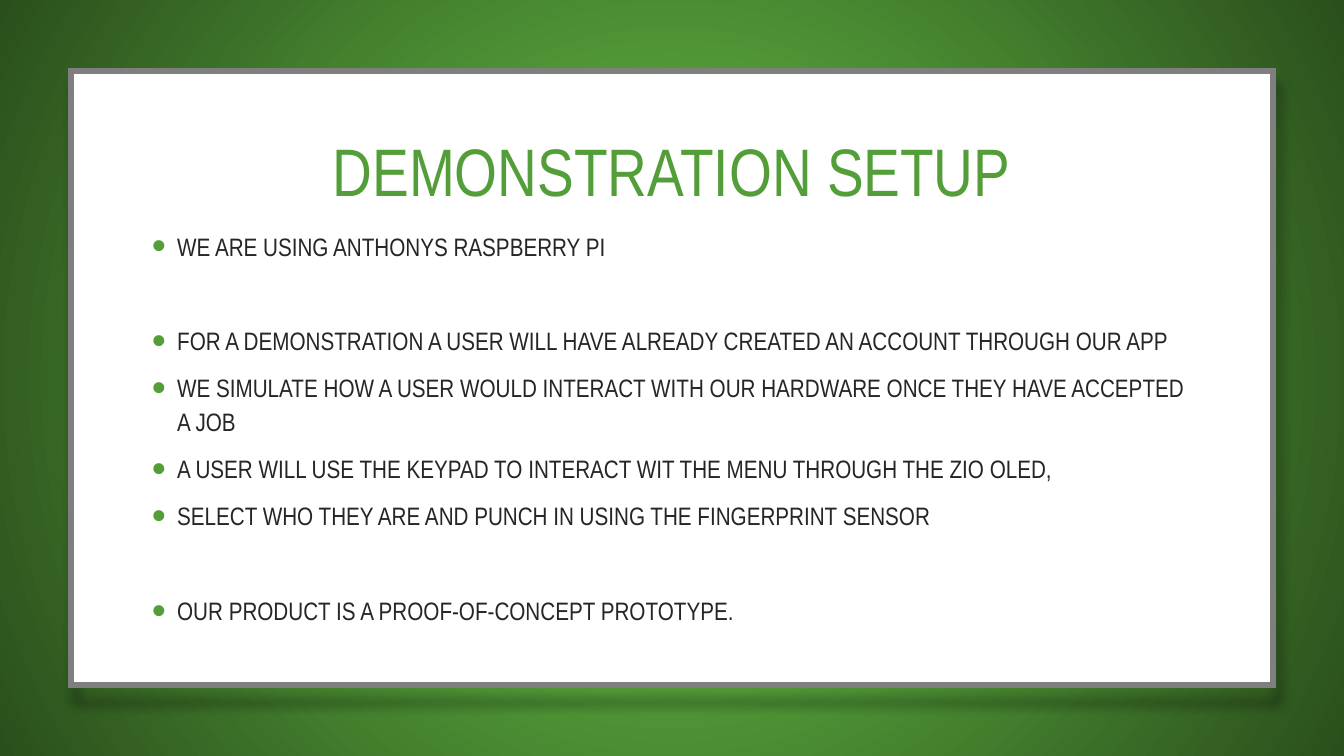
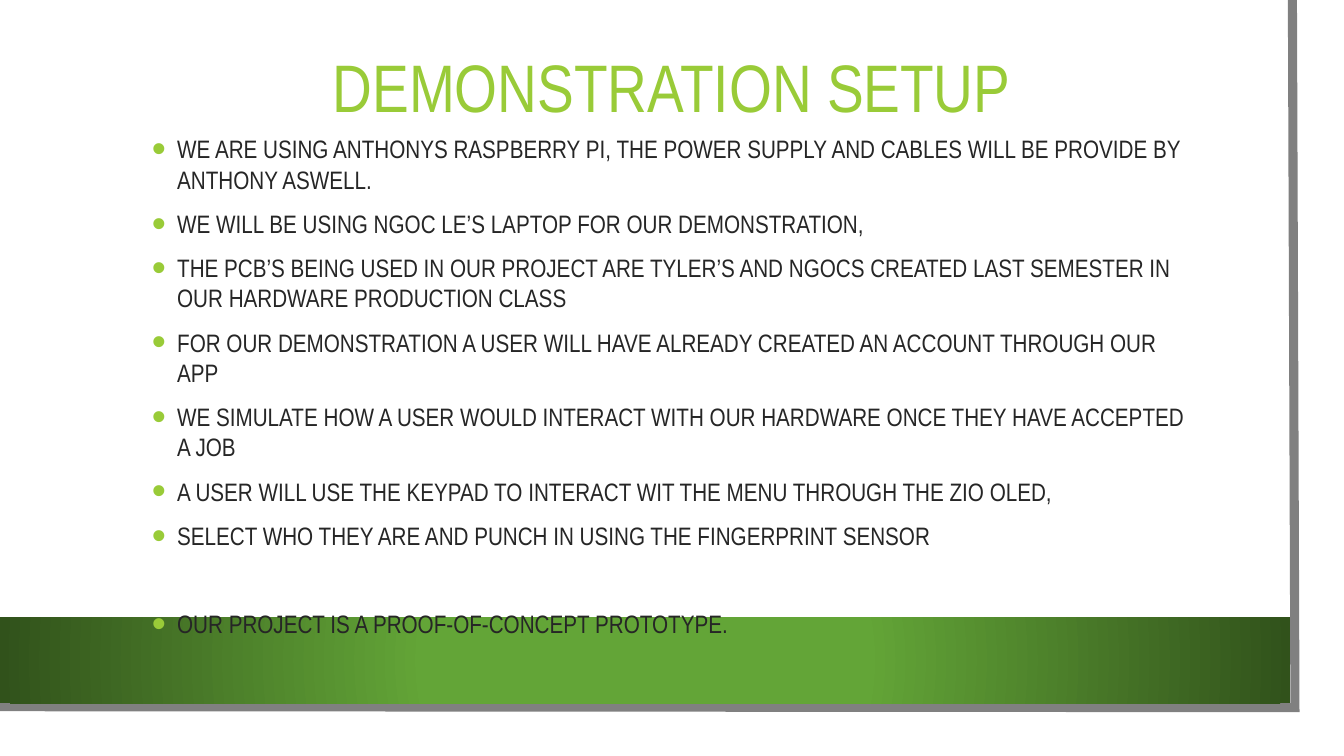
Before and after one commit to ChristopherGarcia1506/SiteSync, a slide deck: slide 4 of system/Presentation.pptx. Drawn at 1344x756 pixels with LibreOffice and Linux fonts; fonts in the diff are those of the drawing; background and template pictures are left out. Boxes give left, top, right and bottom in pixels: in the first picture for what was removed or moved away, otherwise in the second. Text is boxed around its words. In the diff, an @@ line names an element or a change of style, - is before the commit and + after.

```diff
--- a/system/Presentation.pptx
+++ b/system/Presentation.pptx
@@ freeform shape removed at <box>0,0,1344,756</box> @@
@@ title "DEMONSTRATION SETUP": place and size @@
-title "DEMONSTRATION SETUP" at <box>333,149,1010,197</box>
+title "DEMONSTRATION SETUP" at <box>333,65,1010,113</box>
@@ title "DEMONSTRATION SETUP" at <box>333,65,1010,113</box>: text colour #549E39 to #99CB38 @@
@@ freeform shape removed at <box>71,71,1273,685</box> @@
@@ text "WE ARE USING ANTHONYS RASPBERRY ...": place and size @@
-text "WE ARE USING ANTHONYS RASPBERRY ..." at <box>177,238,1183,621</box>
+text "WE ARE USING ANTHONYS RASPBERRY ..." at <box>177,140,1183,633</box>
@@ text at <box>177,140,1181,382</box>: text changed @@
-• WE ARE USING ANTHONYS RASPBERRY PI
-• FOR A DEMONSTRATION A USER WILL HAVE ALREADY CREATED AN ACCOUNT THROUGH OUR APP
+• WE ARE USING ANTHONYS RASPBERRY PI, THE POWER SUPPLY AND CABLES WILL BE PROVIDE BY ANTHONY ASWELL.
+• WE WILL BE USING NGOC LE’S LAPTOP FOR OUR DEMONSTRATION,
+• THE PCB’S BEING USED IN OUR PROJECT ARE TYLER’S AND NGOCS CREATED LAST SEMESTER IN OUR HARDWARE PRODUCTION CLASS
+• FOR OUR DEMONSTRATION A USER WILL HAVE ALREADY CREATED AN ACCOUNT THROUGH OUR APP
@@ text at <box>177,408,1183,546</box>: line spacing 1.1 to 1; bullet colour #549E39 to #99CB38 @@
@@ rectangle at <box>0,617,1291,703</box>: fill gradient #549E39 to #2A4F1C to gradient #63A537 to #31521C @@
@@ text at <box>177,613,728,633</box>: text changed @@
-• OUR PRODUCT IS A PROOF-OF-CONCEPT PROTOTYPE.
+• OUR PROJECT IS A PROOF-OF-CONCEPT PROTOTYPE.
```
Also in this commit, not shown: 3 other slides changed, 1 slide added, 1 slide removed.
